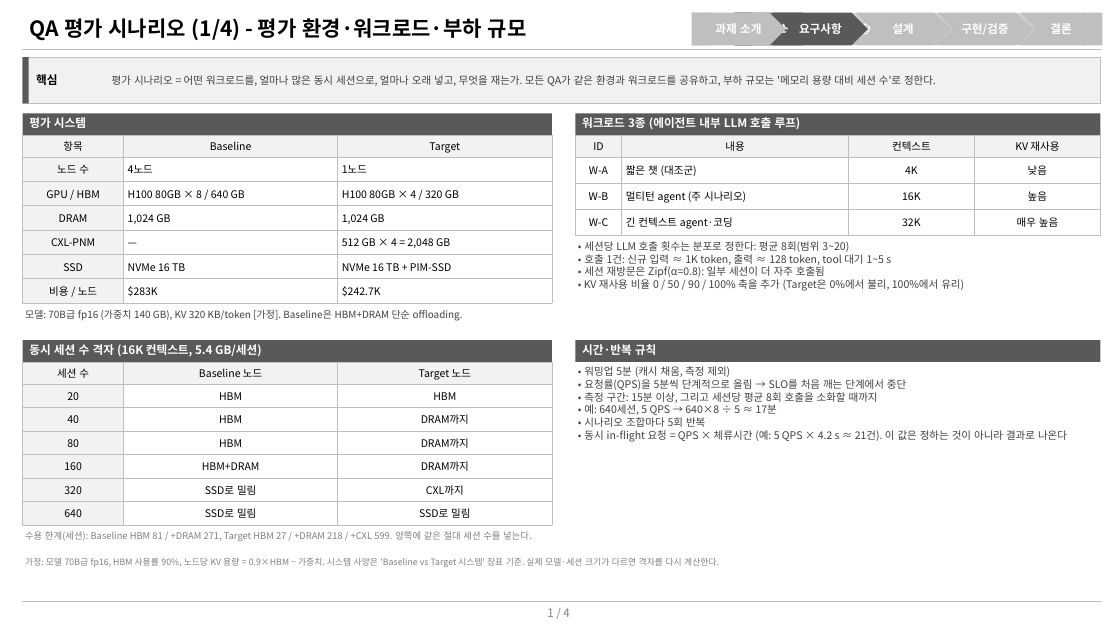
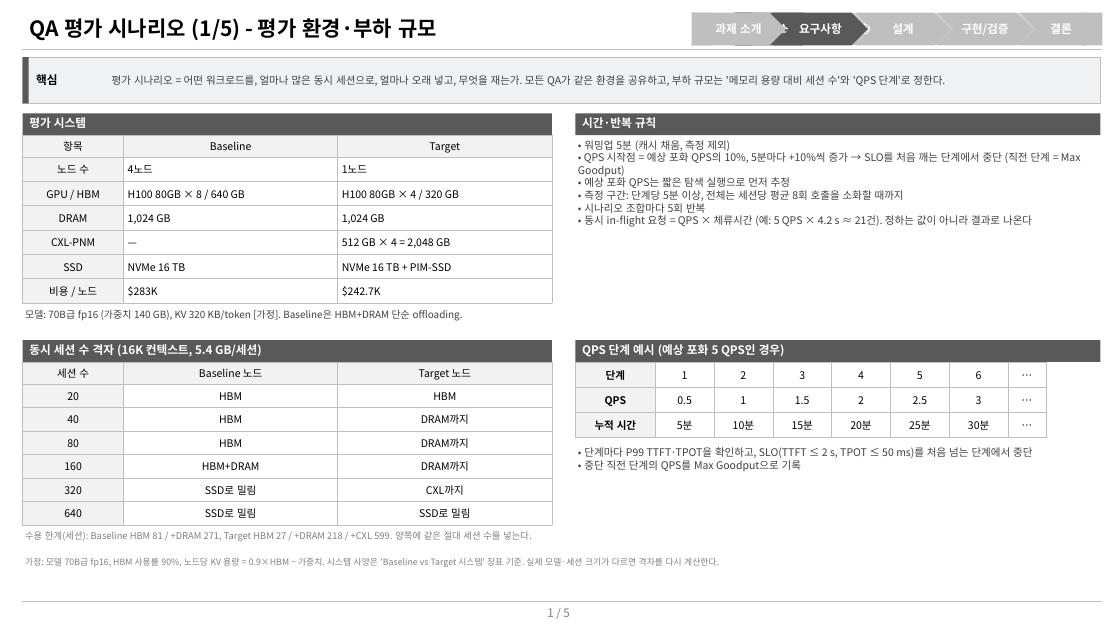
Before and after one commit to mkim0628/vllm, a slide deck: slide 1 of doc-mk/QA-criteria-v5/QA-scenarios.pptx. Drawn at 1120x630 pixels with LibreOffice and Linux fonts; fonts in the diff are those of the drawing. Boxes give left, top, right and bottom in pixels: in the first picture for what was removed or moved away, otherwise in the second. Text is boxed around its words. In the diff, an @@ line names an element or a change of style, - is before the commit and + after.

```diff
--- a/doc-mk/QA-criteria-v5/QA-scenarios.pptx
+++ b/doc-mk/QA-criteria-v5/QA-scenarios.pptx
@@ title at [30,18,437,41]: text changed @@
-QA 평가 시나리오 (1/4) - 평가 환경·워크로드·부하 규모
+QA 평가 시나리오 (1/5) - 평가 환경·부하 규모
@@ text at [112,75,945,86]: text changed @@
-평가 시나리오 = 어떤 워크로드를, 얼마나 많은 동시 세션으로, 얼마나 오래 넣고, 무엇을 재는가. 모든 QA가 같은 환경과 워크로드를 공유하고, 부하 규모는 '메모리 용량 대비 세션 수'로 정한다.
+평가 시나리오 = 어떤 워크로드를, 얼마나 많은 동시 세션으로, 얼마나 오래 넣고, 무엇을 재는가. 모든 QA가 같은 환경을 공유하고, 부하 규모는 '메모리 용량 대비 세션 수'와 'QPS 단계'로 정한다.
@@ text at [582,117,656,128]: text changed @@
-워크로드 3종 (에이전트 내부 LLM 호출 루프)
+시간·반복 규칙
@@ table removed at [576,135,1101,235], 4 rows, 4 columns @@
-ID | 내용 | 컨텍스트 | KV 재사용
-W-A | 짧은 챗 (대조군) | 4K | 낮음
-W-B | 멀티턴 agent (주 시나리오) | 16K | 높음
-W-C | 긴 컨텍스트 agent·코딩 | 32K | 매우 높음
@@ text added at [578,140,1081,227], 9 pt, text #404040 @@
+• 워밍업 5분 (캐시 채움, 측정 제외)
+• QPS 시작점 = 예상 포화 QPS의 10%, 5분마다 +10%씩 증가 → SLO를 처음 깨는 단계에서 중단 (직전 단계 = Max Goodput)
+• 예상 포화 QPS는 짧은 탐색 실행으로 먼저 추정
+• 측정 구간: 단계당 5분 이상, 전체는 세션당 평균 8회 호출을 소화할 때까지
+• 시나리오 조합마다 5회 반복
+• 동시 in-flight 요청 = QPS × 체류시간 (예: 5 QPS × 4.2 s ≈ 21건). 정하는 값이 아니라 결과로 나온다
@@ text removed at [584,241,964,291] @@
-• 세션당 LLM 호출 횟수는 분포로 정한다: 평균 8회(범위 3~20)
-• 호출 1건: 신규 입력 ≈ 1K token, 출력 ≈ 128 token, tool 대기 1~5 s
-• 세션 재방문은 Zipf(α=0.8): 일부 세션이 더 자주 호출됨
-• KV 재사용 비율 0 / 50 / 90 / 100% 축을 추가 (Target은 0%에서 불리, 100%에서 유리)
@@ text at [582,344,785,357]: text changed @@
-시간·반복 규칙
+QPS 단계 예시 (예상 포화 5 QPS인 경우)
@@ table added at [576,362,1046,438], 3 rows, 8 columns @@
+단계 | 1 | 2 | 3 | 4 | 5 | 6 | …
+QPS | 0.5 | 1 | 1.5 | 2 | 2.5 | 3 | …
+누적 시간 | 5분 | 10분 | 15분 | 20분 | 25분 | 30분 | …
@@ text at [584,447,1032,472]: text changed @@
-• 워밍업 5분 (캐시 채움, 측정 제외)
-• 요청률(QPS)을 5분씩 단계적으로 올림 → SLO를 처음 깨는 단계에서 중단
-• 측정 구간: 15분 이상, 그리고 세션당 평균 8회 호출을 소화할 때까지
-• 예: 640세션, 5 QPS → 640×8 ÷ 5 ≈ 17분
-• 시나리오 조합마다 5회 반복
-• 동시 in-flight 요청 = QPS × 체류시간 (예: 5 QPS × 4.2 s ≈ 21건). 이 값은 정하는 것이 아니라 결과로 나온다
+• 단계마다 P99 TTFT·TPOT을 확인하고, SLO(TTFT ≤ 2 s, TPOT ≤ 50 ms)를 처음 넘는 단계에서 중단
+• 중단 직전 단계의 QPS를 Max Goodput으로 기록
@@ text at [547,608,569,617]: text changed @@
-1 / 4
+1 / 5
```
Also in this commit, not shown: 3 other slides changed, 1 slide added, 2 other files.
